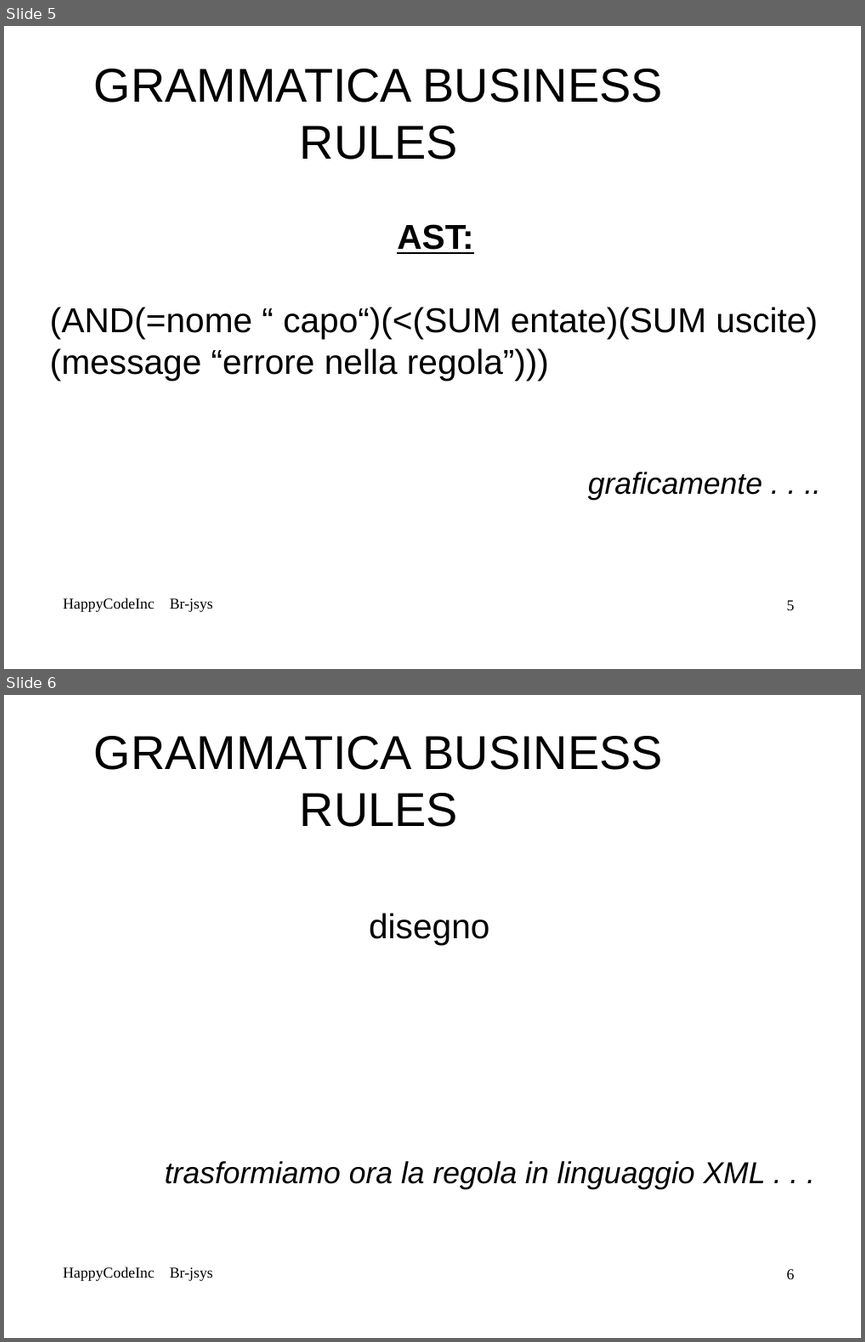
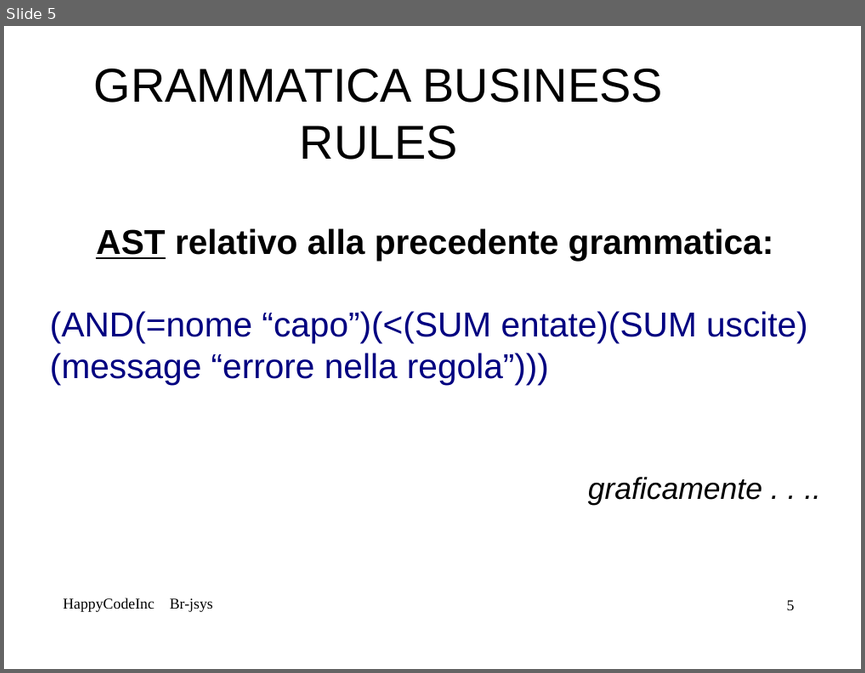
Before and after one commit to mbortola/br-jsys, a slide deck: trunk/RPD-presentation/Alessia-RPD.odp. Shown one above the other, each under a label of ours: slides 5 and 6 before the commit, slide 5 after it. The pictures are 865x1342 and 865x673 pixels, drawn with LibreOffice and Linux fonts; fonts in the diff are those of the drawing; background and template pictures are left out. Boxes give left, top, right and bottom in pixels: in the first picture for what was removed or moved away, otherwise in the second. Text is boxed around its words. In the diff, an @@ line names an element or a change of style, - is before the commit and + after.

```diff
--- a/trunk/RPD-presentation/Alessia-RPD.odp
+++ b/trunk/RPD-presentation/Alessia-RPD.odp
@@ slide 6 removed at [4, 695, 861, 1338], background picture (left out); not listed: 1 template element that a slide beside it also shows @@
@@ title removed at [94, 736, 663, 827] @@
-GRAMMATICA BUSINESS RULES
@@ subtitle removed at [165, 913, 766, 1189] @@
-disegno
-trasformiamo ora la regola in linguaggio XML . . .
@@ text removed at [63, 1266, 213, 1281] @@
-HappyCodeInc Br-jsys
@@ slide 5 changed as well @@
@@ subtitle at [50, 228, 808, 385]: text changed; text colour #000000 to #000080 @@
-AST:
-(AND(=nome “ capo“)(<(SUM entate)(SUM uscite) (message “errore nella regola”)))
+AST relativo alla precedente grammatica:
+(AND(=nome “capo”)(<(SUM entate)(SUM uscite) (message “errore nella regola”)))
```
Also in this commit, not shown: 5 other slides changed, 1 slide added.
